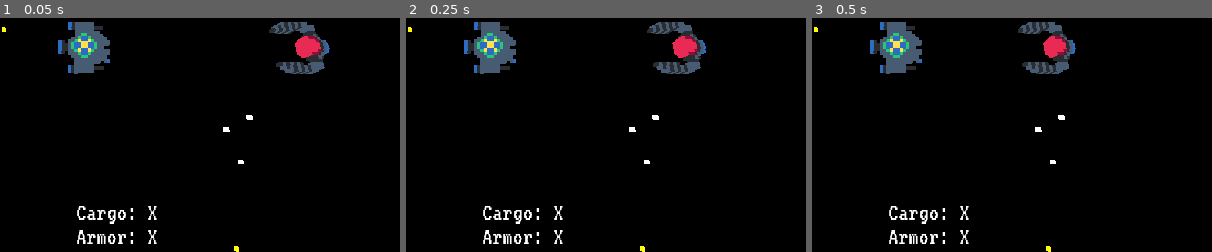
Above: before the commit, frames 1-3 (left to right).
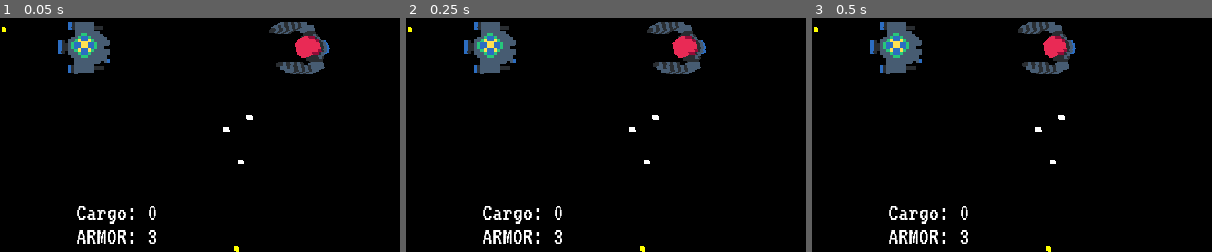
Above: after the commit, the same moments.

Repository: the-g-force/2022-January
Game: Godot game, scene res://World/World.tscn
Same seed, same stepped clock (60 frames per second), same inputs: the game is played once before the commit and once after it.
Inputs:
- Up to frame 1 (0.05 s): no input
- Up to frame 2 (0.25 s): no input
- Up to frame 3 (0.5 s): no input
The pictures show only the part of the screen within x 40-90%, y 48-98%; the shares and areas given below are measured in that part.

The runs differ from the first frame. In frame 1, 0.5% of the frame differs, in the area x 21-40%, y 80-97%; in frame 2, 0.5%; in frame 3, 0.5%.

Commit message:
Add armor and move HUD to player

Diff:
--- /dev/null
+++ b/project/Player/Hud.gd
@@ -0,0 +1,15 @@
+extends CanvasLayer
+
+const ARMOR_MESSAGE := "ARMOR: "
+const CARGO_MESSAGE := "CARGO: "
+
+onready var _cargo_label := $HUD/CargoLabel
+onready var _armor_label := $HUD/ArmorLabel
+
+
+func _on_Player_update_armor(armor:int)->void:
+	_armor_label.text = ARMOR_MESSAGE + str(armor)
+
+
+func _on_Player_update_salvage(salvage:int)->void:
+	_cargo_label.text = CARGO_MESSAGE + str(salvage)
--- /dev/null
+++ b/project/Player/Hud.tscn
@@ -0,0 +1,42 @@
+[gd_scene load_steps=5 format=2]
+
+[ext_resource path="res://World/VT323-Regular.ttf" type="DynamicFontData" id=1]
+[ext_resource path="res://Player/Hud.gd" type="Script" id=2]
+
+[sub_resource type="DynamicFont" id=4]
+size = 32
+font_data = ExtResource( 1 )
+
+[sub_resource type="Theme" id=5]
+default_font = SubResource( 4 )
+
+[node name="HudCanvasLayer" type="CanvasLayer"]
+script = ExtResource( 2 )
+
+[node name="HUD" type="Control" parent="."]
+anchor_right = 1.0
+anchor_bottom = 1.0
+theme = SubResource( 5 )
+__meta__ = {
+"_edit_use_anchors_": false
+}
+
+[node name="CargoLabel" type="Label" parent="HUD"]
+margin_left = 506.0
+margin_top = 520.0
+margin_right = 610.0
+margin_bottom = 553.0
+text = "Cargo: 0"
+__meta__ = {
+"_edit_use_anchors_": false
+}
+
+[node name="ArmorLabel" type="Label" parent="HUD"]
+margin_left = 506.0
+margin_top = 551.0
+margin_right = 610.0
+margin_bottom = 584.0
+text = "Armor: X"
+__meta__ = {
+"_edit_use_anchors_": false
+}
--- a/project/Player/Player.gd
+++ b/project/Player/Player.gd
@@ -1,16 +1,25 @@
 extends KinematicBody
+
+signal update_armor(armor)
+signal update_salvage(salvage)
 
 const _Explosion = preload("res://Explosion/Explosion.tscn")
 const _ImpactExplosion = preload("res://Explosion/ImpactExplosion.tscn")
 
 export var speed = 1
 export var rotation_speed = 0.15
+export var armor := 3
 
 var _Laserblast = preload("res://Player/Laserblast.tscn")
 var _can_shoot := true
+var _salvage := 0
 
 onready var _shot_timer := $ShotTimer
 onready var _armaments := $Armaments
+
+func _ready()->void:
+	emit_signal("update_armor", armor)
+
 
 func _physics_process(_delta):
 	var direction = Vector2(
@@ -50,13 +59,18 @@
 
 
 func damage():
-	# ONE SHOT KILL
-	var impact := _ImpactExplosion.instance()
-	add_child(impact)
+	armor -= 1
 
-	var explosion := _Explosion.instance()
-	get_parent().add_child(explosion)
-	explosion.transform = transform
+	if armor > 0:
+		var impact := _ImpactExplosion.instance()
+		add_child(impact)
 
-	print('Do something better than queue_free')
-	visible = false
+	else:
+		var explosion := _Explosion.instance()
+		get_parent().add_child(explosion)
+		explosion.transform = transform
+
+		print('Do something better than queue_free')
+		visible = false
+
+	emit_signal("update_armor", armor)
--- a/project/Player/Player.tscn
+++ b/project/Player/Player.tscn
@@ -1,7 +1,8 @@
-[gd_scene load_steps=4 format=2]
+[gd_scene load_steps=5 format=2]
 
 [ext_resource path="res://Player/good_guy_ship.obj" type="ArrayMesh" id=1]
 [ext_resource path="res://Player/Player.gd" type="Script" id=2]
+[ext_resource path="res://Player/Hud.tscn" type="PackedScene" id=3]
 
 [sub_resource type="ConvexPolygonShape" id=1]
 points = PoolVector3Array( -7.62387, -1.85671, -1.5, 1.56258, 8.15201, 1.5, 0.942727, 1.94421, 3, 7.62387, -1.85671, -1 …(1042 unchanged characters)…
@@ -35,4 +36,8 @@
 [node name="RightMuzzle" type="Position3D" parent="Armaments"]
 transform = Transform( 1, 0, 0, 0, 1, 0, 0, 0, 1, 7.312, 0, 6.737 )
 
+[node name="HudCanvasLayer" parent="." instance=ExtResource( 3 )]
+
+[connection signal="update_armor" from="." to="HudCanvasLayer" method="_on_Player_update_armor"]
+[connection signal="update_salvage" from="." to="HudCanvasLayer" method="_on_Player_update_salvage"]
 [connection signal="timeout" from="ShotTimer" to="." method="_on_ShotTimer_timeout"]
--- a/project/World/World.tscn
+++ b/project/World/World.tscn
@@ -6,7 +6,6 @@
 [ext_resource path="res://Enemies/Pirate/Pirate.tscn" type="PackedScene" id=4]
 [ext_resource path="res://World/base_loop.ogg" type="AudioStream" id=5]
 [ext_resource path="res://World/Music.gd" type="Script" id=6]
-[ext_resource path="res://World/VT323-Regular.ttf" type="DynamicFontData" id=7]
 
 [sub_resource type="Environment" id=1]
 background_mode = 1
@@ -17,13 +16,6 @@
 
 [sub_resource type="BoxShape" id=3]
 extents = Vector3( 1, 10, 500 )
-
-[sub_resource type="DynamicFont" id=4]
-size = 32
-font_data = ExtResource( 7 )
-
-[sub_resource type="Theme" id=5]
-default_font = SubResource( 4 )
 
 [node name="World" type="Spatial"]
 script = ExtResource( 3 )
@@ -115,33 +107,3 @@
 autoplay = true
 bus = "Music"
 script = ExtResource( 6 )
-
-[node name="HudCanvasLayer" type="CanvasLayer" parent="."]
-
-[node name="HUD" type="Control" parent="HudCanvasLayer"]
-anchor_right = 1.0
-anchor_bottom = 1.0
-theme = SubResource( 5 )
-__meta__ = {
-"_edit_use_anchors_": false
-}
-
-[node name="CargoLabel" type="Label" parent="HudCanvasLayer/HUD"]
-margin_left = 506.0
-margin_top = 520.0
-margin_right = 610.0
-margin_bottom = 553.0
-text = "Cargo: X"
-__meta__ = {
-"_edit_use_anchors_": false
-}
-
-[node name="ArmorLabel" type="Label" parent="HudCanvasLayer/HUD"]
-margin_left = 506.0
-margin_top = 551.0
-margin_right = 610.0
-margin_bottom = 584.0
-text = "Armor: X"
-__meta__ = {
-"_edit_use_anchors_": false
-}
Not shown: 1 places in project/World/World.tscn that only renumber resources
